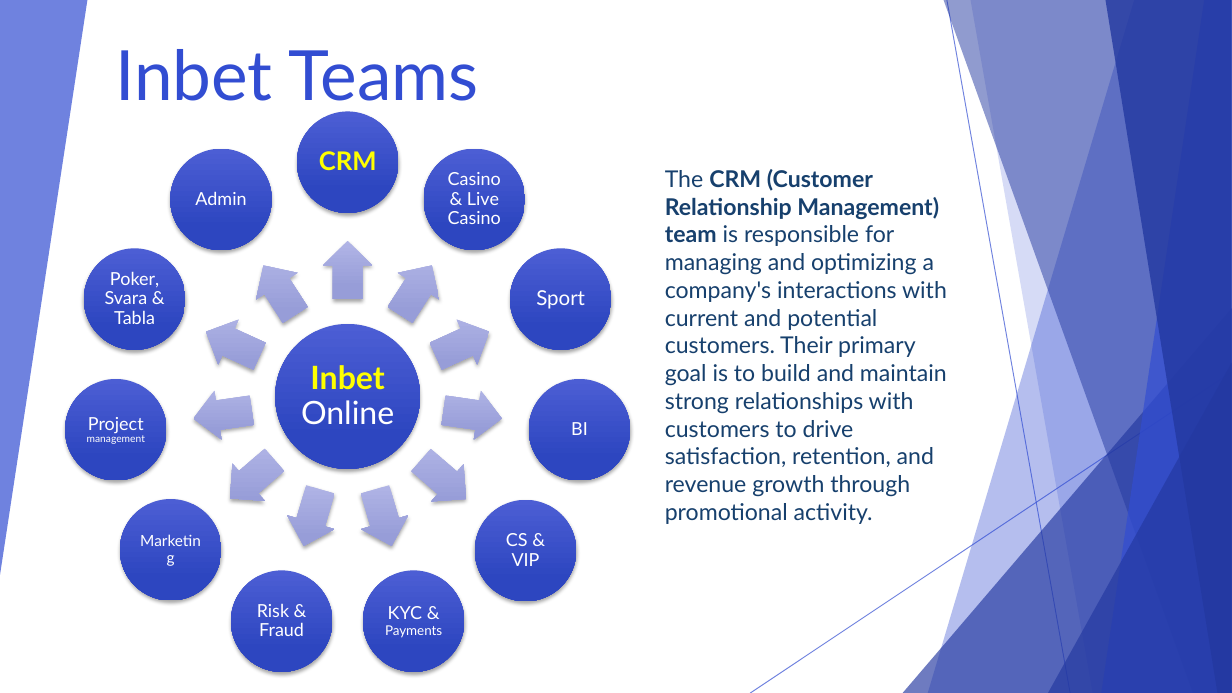
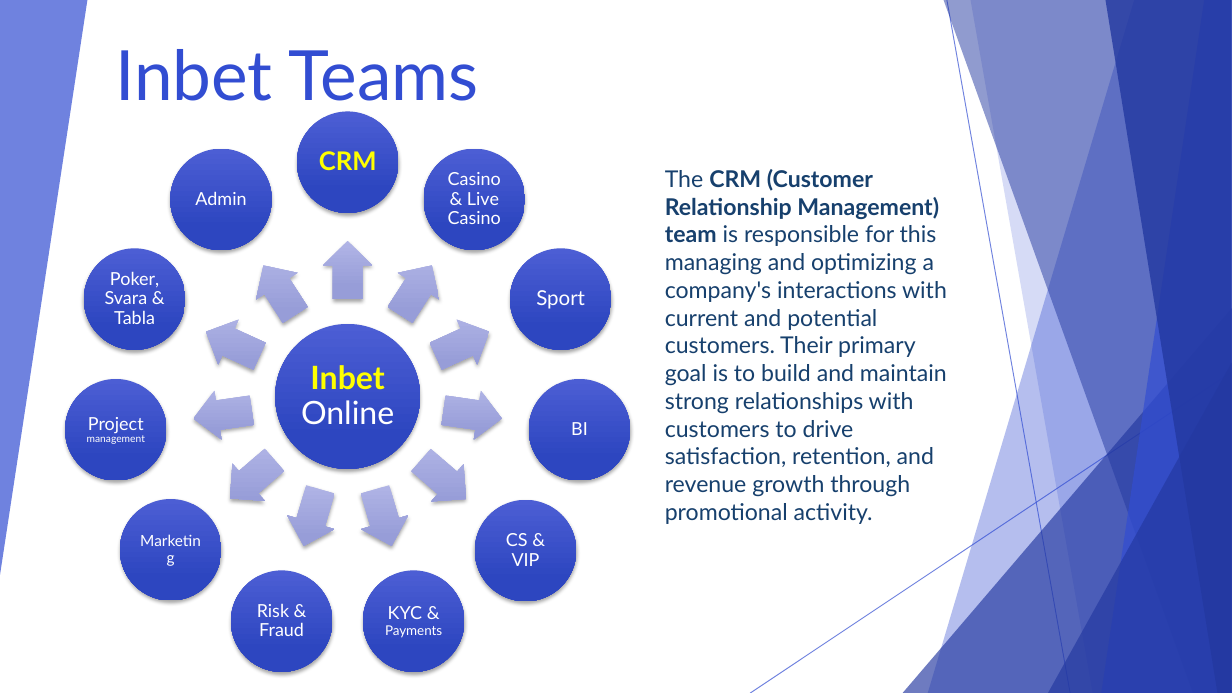
Before and after one commit to inbet-online/onboarding, a slide deck: slide 3 of Welcome_Inbet_Online.pptx. Drawn at 1232x693 pixels with LibreOffice and Linux fonts; fonts in the diff are those of the drawing; background and template pictures are left out. Boxes give left, top, right and bottom in pixels: in the first picture for what was removed or moved away, otherwise in the second. Text is boxed around its words. In the diff, an @@ line names an element or a change of style, - is before the commit and + after.

Commit message:
Test sync

```diff
--- a/Welcome_Inbet_Online.pptx
+++ b/Welcome_Inbet_Online.pptx
@@ text at (665,169,947,524): text changed @@
-The CRM (Customer Relationship Management) team is responsible for managing and optimizing a company's interactions with current and potential customers. Their primary goal is to build and maintain strong relationships with customers to drive satisfaction, retention, and revenue growth through promotional activity.
+The CRM (Customer Relationship Management) team is responsible for this managing and optimizing a company's interactions with current and potential customers. Their primary goal is to build and maintain strong relationships with customers to drive satisfaction, retention, and revenue growth through promotional activity.
```
